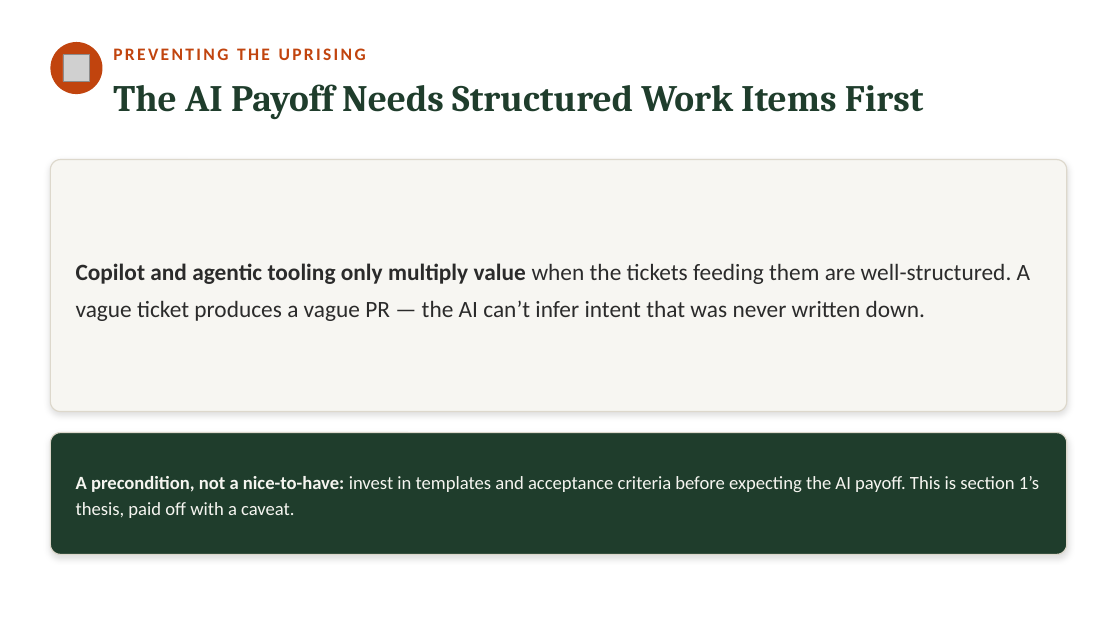
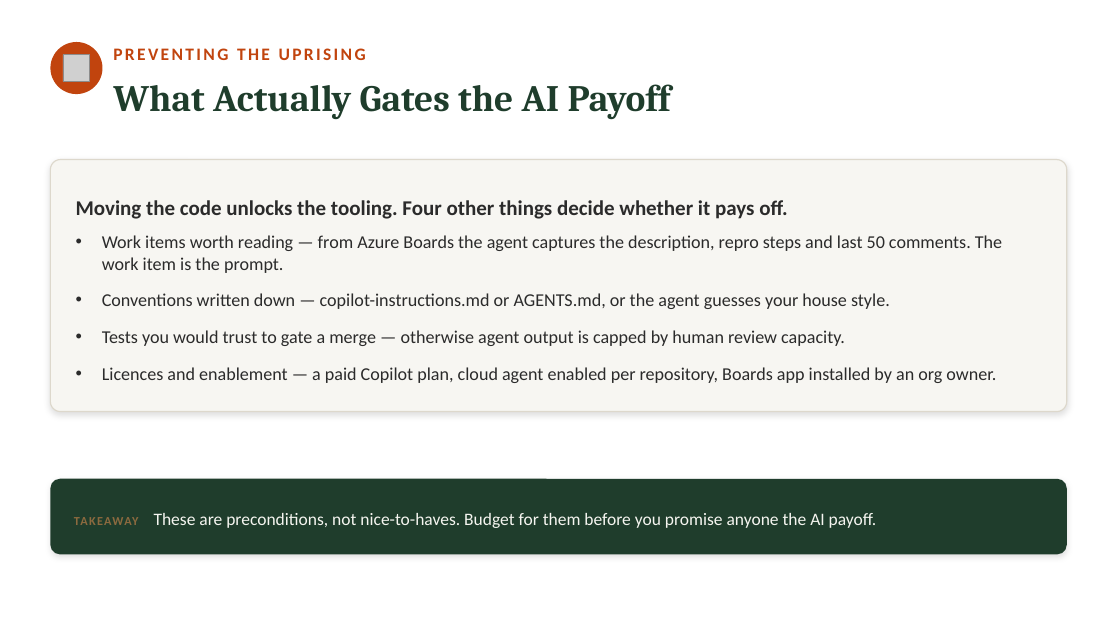
Before and after one commit to neumann1990/Azure_DevOps_To_GitHub, a slide deck: slide 46 of Claude outputs/azure-devops-to-github-the-great-migration-FULL-DECK.pptx. Drawn at 1120x630 pixels with LibreOffice and Linux fonts; fonts in the diff are those of the drawing; grey boxes stand for pictures. Boxes give left, top, right and bottom in pixels: in the first picture for what was removed or moved away, otherwise in the second. Text is boxed around its words. In the diff, an @@ line names an element or a change of style, - is before the commit and + after.

```diff
--- a/Claude outputs/azure-devops-to-github-the-great-migration-FULL-DECK.pptx
+++ b/Claude outputs/azure-devops-to-github-the-great-migration-FULL-DECK.pptx
@@ text at box(113, 84, 671, 120): text changed @@
-The AI Payoff Needs Structured Work Items First
+What Actually Gates the AI Payoff
@@ text at box(76, 200, 1002, 383): text changed; size 20 to 15.5 pt @@
-Copilot and agentic tooling only multiply value when the tickets feeding them are well-structured. A vague ticket produces a vague PR — the AI can’t infer intent that was never written down.
+Moving the code unlocks the tooling. Four other things decide whether it pays off.
+• Work items worth reading — from Azure Boards the agent captures the description, repro steps and last 50 comments. The work item is the prompt.
+• Conventions written down — copilot-instructions.md or AGENTS.md, or the agent guesses your house style.
+• Tests you would trust to gate a merge — otherwise agent output is capped by human review capacity.
+• Licences and enablement — a paid Copilot plan, cloud agent enabled per repository, Boards app installed by an org owner.
@@ rounded rectangle: place and size @@
-rounded rectangle at box(50, 433, 1067, 555)
+rounded rectangle at box(50, 479, 1067, 555)
@@ rounded rectangle at box(50, 479, 1067, 555): outline #DDD8CC 1 pt to none; proportions changed @@
@@ text at box(154, 513, 877, 528): text changed; size 16 to 15 pt @@
-A precondition, not a nice-to-have: invest in templates and acceptance criteria before expecting the AI payoff. This is section 1’s thesis, paid off with a caveat.
+TAKEAWAY These are preconditions, not nice-to-haves. Budget for them before you promise anyone the AI payoff.
```
Also in this commit, not shown: 39 other slides changed, 6 slides added, 7 slides removed.
